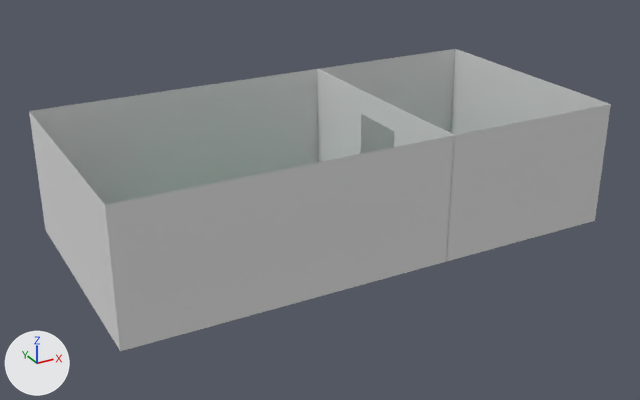
The Blender file Javoc/Assets/meshes/main_room.blend: old version first, new version second.
Rendered twice from a 50 mm lens placed at (-4.35, -11.43, 6.18), pointed at (1.86, -0.15, 0.54). Every picture has the same lights, and +X, +Y and +Z are marked at lower left.

Names of what the first picture shows: 'door_wall', 'main_room'.
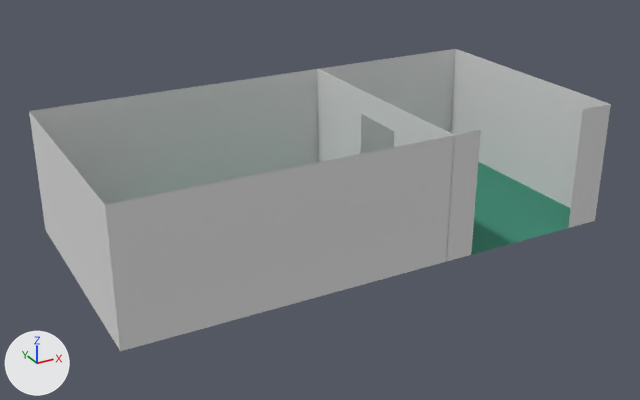
Changed parts and their boxes (x1, y1, x2, y2) in the pictures (640 x 400 px):
part 1 of me_cube_001, built on
    both: (319, 49, 611, 261)

Patch to the scene script:
```diff
--- a/Javoc/Assets/meshes/main_room.blend.py
+++ b/Javoc/Assets/meshes/main_room.blend.py
@@ me_cube_001 @@
 me_cube_001.from_pydata(...)  # 14 vertices, 8 faces; spans x -1.0..7.0, y -3.0..1.0, z -1.0..1.0
 # used by ob_main_room; location = (-1.0, 1.0, 1.0)
 # verts and faces of me_cube_001; kept vertices keep their numbers, new ones are numbered from 14
 # before: 4 (4.0, -3.0, -1.0) at pixel (446, 261), 5 (4.0, -3.0, 1.0) at pixel (454, 135), 6 (4.0, 1.0, -1.0), 7 (4.0, 1.0, 1.0) at pixel (318, 68), 8 (7.0, 1.0, 1.0) at pixel (455, 48)
 # before: 9 (7.0, 1.0, -1.0), 10 (7.0, -3.0, -1.0) at pixel (594, 220), 11 (7.0, -3.0, 1.0) at pixel (610, 104), 12 (4.0, -1.5, -1.0), 13 (4.0, -0.5, -1.0)
+# me_cube_001 part 1
+delete_faces([(4, 5, 11, 10), (4, 10, 9, 6, 13, 12), (6, 9, 8, 7)])
+verts[14] = (4.46, -3.0, 1.0)  # pixel (480, 129)
+verts[15] = (4.46, -3.0, -1.0)  # pixel (471, 254)
+verts[16] = (6.42, -3.0, 1.0)  # pixel (582, 109)
+verts[17] = (6.42, -3.0, -1.0)  # pixel (568, 228)
+verts[18] = (6.44, 1.0, -1.0)
+faces += [(10, 17, 16, 11), (6, 18, 9, 8, 7), (4, 5, 14, 15)]  # mat_walls (light grey #dddddd)
+faces += [(4, 15, 17, 18, 6, 13, 12), (9, 18, 17, 10)]  # mat_floor (green #468a75)
 me_cube_001.materials.append(mat_floor)
```
